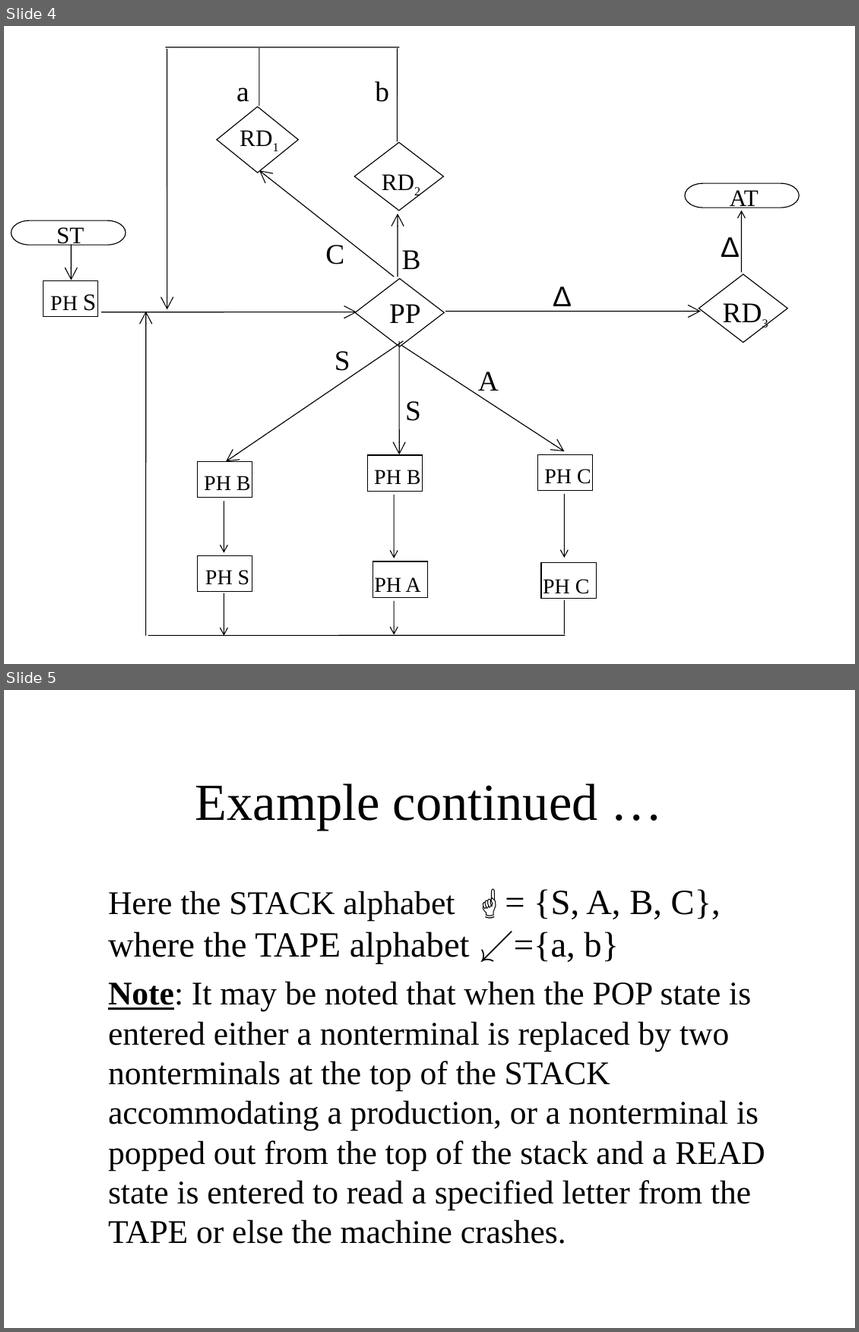
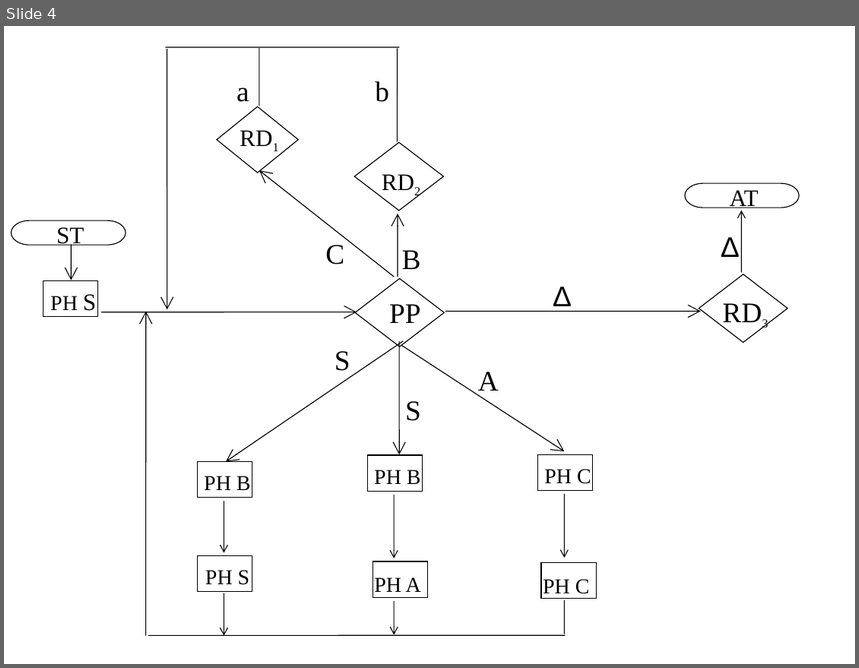
Before and after one commit to bamboat3/toa, a slide deck: Lesson 39.ppt. Shown one above the other, each under a label of ours: slides 4 and 5 before the commit, slide 4 after it. The pictures are 859x1332 and 859x668 pixels, drawn with LibreOffice and Linux fonts; fonts in the diff are those of the drawing. Boxes give left, top, right and bottom in pixels: in the first picture for what was removed or moved away, otherwise in the second. Text is boxed around its words. In the diff, an @@ line names an element or a change of style, - is before the commit and + after.

```diff
--- a/Lesson 39.ppt
+++ b/Lesson 39.ppt
@@ slide 5 removed at (4,690,855,1328), background #FFFFFF @@
@@ title removed at (196,783,598,831) @@
-Example continued …
@@ text removed at (108,889,765,1244) @@
-Here the STACK alphabet ☝= {S, A, B, C}, where the TAPE alphabet ↙={a, b}
-Note: It may be noted that when the POP state is entered either a nonterminal is replaced by two nonterminals at the top of the STACK accommodating a production, or a nonterminal is popped out from the top of the stack and a READ state is entered to read a specified letter from the TAPE or else the machine crashes.
```
Also in this commit, not shown: 7 slides changed, 7 slides added, 6 other slides removed, 3 other files.
